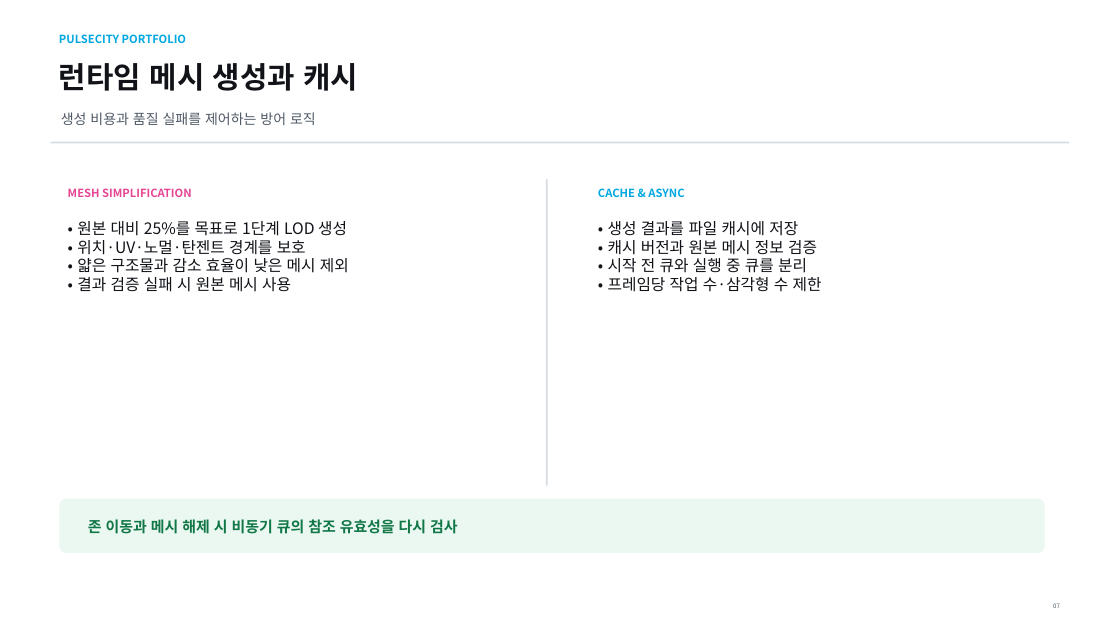
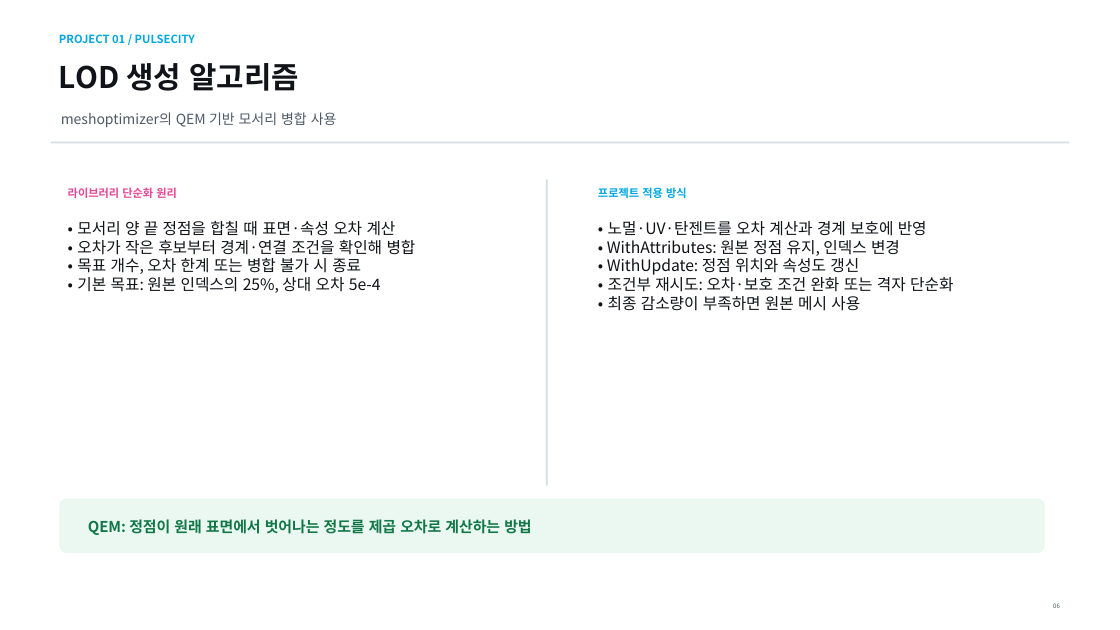
Before and after one commit to nohc2001/PulseCity, a slide deck: slide 6 of 포트폴리오/진성준/임동건_포트폴리오.pptx (slide 7 before the commit). Drawn at 1120x630 pixels with LibreOffice and Linux fonts; fonts in the diff are those of the drawing. Boxes give left, top, right and bottom in pixels: in the first picture for what was removed or moved away, otherwise in the second. Text is boxed around its words. In the diff, an @@ line names an element or a change of style, - is before the commit and + after.

```diff
--- a/포트폴리오/진성준/임동건_포트폴리오.pptx
+++ b/포트폴리오/진성준/임동건_포트폴리오.pptx
@@ text at [59, 34, 195, 43]: text changed @@
-PULSECITY PORTFOLIO
+PROJECT 01 / PULSECITY
@@ text at [59, 63, 299, 91]: text changed @@
-런타임 메시 생성과 캐시
+LOD 생성 알고리즘
@@ text at [61, 112, 337, 127]: text changed @@
-생성 비용과 품질 실패를 제어하는 방어 로직
+meshoptimizer의 QEM 기반 모서리 병합 사용
@@ text at [68, 187, 177, 198]: text changed @@
-MESH SIMPLIFICATION
+라이브러리 단순화 원리
@@ text at [598, 187, 687, 198]: text changed @@
-CACHE & ASYNC
+프로젝트 적용 방식
@@ text at [77, 221, 416, 293]: text changed @@
-• 원본 대비 25%를 목표로 1단계 LOD 생성
-• 위치·UV·노멀·탄젠트 경계를 보호
-• 얇은 구조물과 감소 효율이 낮은 메시 제외
-• 결과 검증 실패 시 원본 메시 사용
+• 모서리 양 끝 정점을 합칠 때 표면·속성 오차 계산
+• 오차가 작은 후보부터 경계·연결 조건을 확인해 병합
+• 목표 개수, 오차 한계 또는 병합 불가 시 종료
+• 기본 목표: 원본 인덱스의 25%, 상대 오차 5e-4
@@ text at [607, 221, 953, 311]: text changed @@
-• 생성 결과를 파일 캐시에 저장
-• 캐시 버전과 원본 메시 정보 검증
-• 시작 전 큐와 실행 중 큐를 분리
-• 프레임당 작업 수·삼각형 수 제한
+• 노멀·UV·탄젠트를 오차 계산과 경계 보호에 반영
+• WithAttributes: 원본 정점 유지, 인덱스 변경
+• WithUpdate: 정점 위치와 속성도 갱신
+• 조건부 재시도: 오차·보호 조건 완화 또는 격자 단순화
+• 최종 감소량이 부족하면 원본 메시 사용
@@ text at [88, 519, 531, 535]: text changed; size 12.7 to 12.8 pt @@
-존 이동과 메시 해제 시 비동기 큐의 참조 유효성을 다시 검사
+QEM: 정점이 원래 표면에서 벗어나는 정도를 제곱 오차로 계산하는 방법
```
Also in this commit, not shown: 6 other slides changed, 6 slides added, 13 slides removed.
